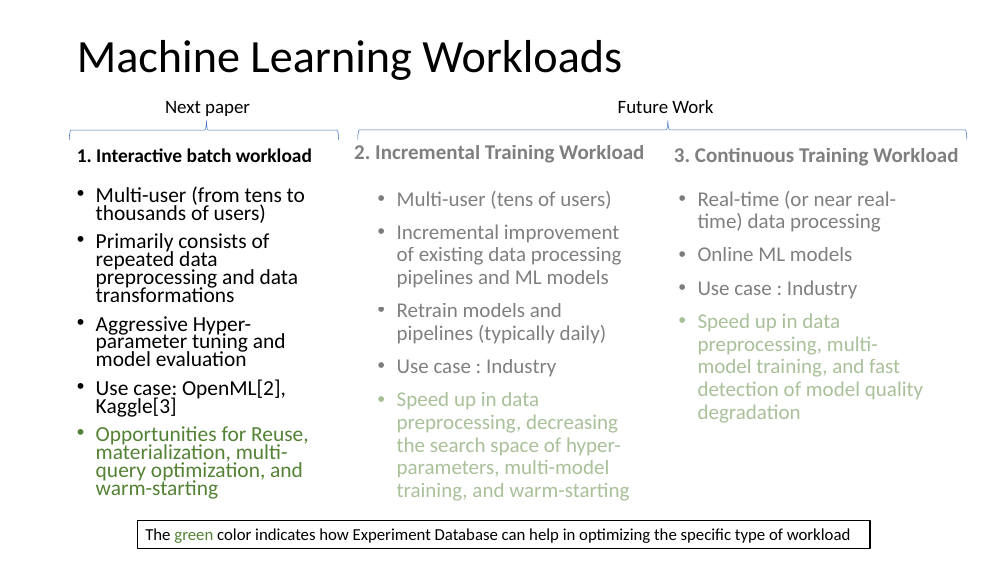
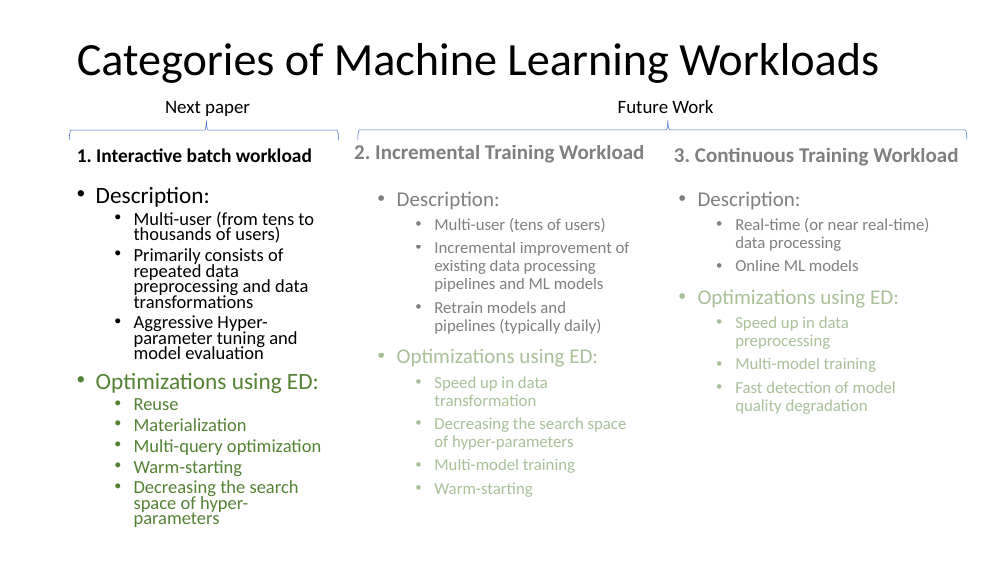
Before and after one commit to dbehrouz/ml-workload-optimization, a slide deck: slide 3 of slides/short-summary.pptx. Drawn at 1008x567 pixels with LibreOffice and Linux fonts; fonts in the diff are those of the drawing. Boxes give left, top, right and bottom in pixels: in the first picture for what was removed or moved away, otherwise in the second. Text is boxed around its words. In the diff, an @@ line names an element or a change of style, - is before the commit and + after.

```diff
--- a/slides/short-summary.pptx
+++ b/slides/short-summary.pptx
@@ title at [77, 43, 879, 83]: text changed @@
-Machine Learning Workloads
+Categories of Machine Learning Workloads
@@ text at [96, 187, 210, 207]: paragraph added @@
+• Description:
@@ text at [397, 191, 500, 210]: paragraph added @@
+• Description:
@@ text at [698, 191, 801, 210]: paragraph added @@
+• Description:
@@ text at [134, 211, 314, 359]: size 20.4 to 17.6 pt in "Multi-user (from tens to thousands of users)", "Primarily consists of repeated data preprocessing and ...", "Aggressive Hyper-parameter tuning and model evaluation"; list level 1 to 2 in "Multi-user (from tens to thousands ..."; list level 1 to 2 in "Primarily consists of repeated data ..."; list level 1 to 2 in "Aggressive Hyper-parameter tuning and model ..." @@
@@ text at [434, 218, 630, 334]: size 20 to 16 pt in "Multi-user (tens of users)", "Incremental improvement of existing data processing pipeline ...", "Retrain models and pipelines (typically daily)"; list level 1 to 2 in "Multi-user (tens of users)"; list level 1 to 2 in "Incremental improvement of existing data ..."; list level 1 to 2 in "Retrain models and pipelines (typically ..." @@
@@ text at [735, 218, 929, 271]: size 20 to 16 pt in "Real-time (or near real-time) data processing", "Online ML models"; list level 1 to 2 in "Real-time (or near real-time) data ..."; list level 1 to 2 in "Online ML models" @@
@@ text at [698, 289, 899, 414]: text changed; size 20 to 16 pt @@
-• Use case : Industry
-• Speed up in data preprocessing, multi-model training, and fast detection of model quality degradation
+• Optimizations using ED:
+  • Speed up in data preprocessing
+  • Multi-model training
+  • Fast detection of model quality degradation
@@ text at [397, 349, 627, 497]: text changed; size 20 to 16 pt @@
-• Use case : Industry
-• Speed up in data preprocessing, decreasing the search space of hyper-parameters, multi-model training, and warm-starting
+• Optimizations using ED:
+  • Speed up in data transformation
+  • Decreasing the search space of hyper-parameters
+  • Multi-model training
+  • Warm-starting
@@ text at [96, 373, 321, 527]: text changed; size 20.4 to 17.6 pt @@
-• Use case: OpenML[2], Kaggle[3]
-• Opportunities for Reuse, materialization, multi-query optimization, and warm-starting
+• Optimizations using ED:
+  • Reuse
+  • Materialization
+  • Multi-query optimization
+  • Warm-starting
+  • Decreasing the search space of hyper-parameters
@@ rectangle removed at [138, 520, 870, 548] @@
-The green color indicates how Experiment Database can help in optimizing the specific type of workload
```
Also in this commit, not shown: 2 other slides changed, 1 other file.
